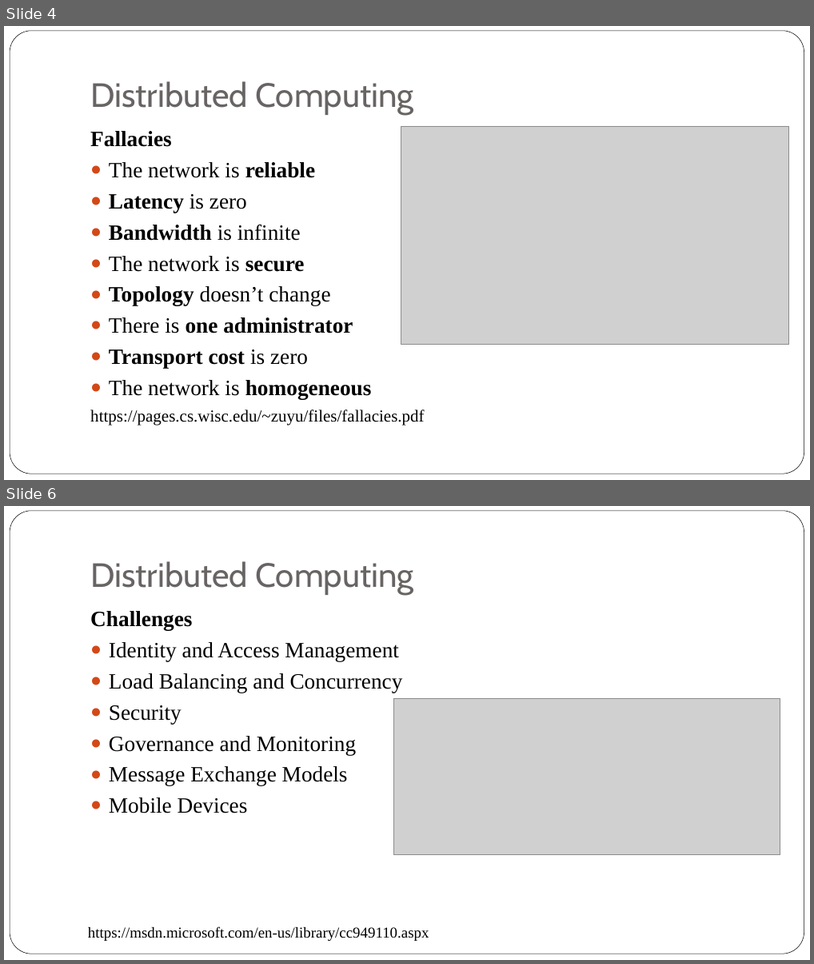
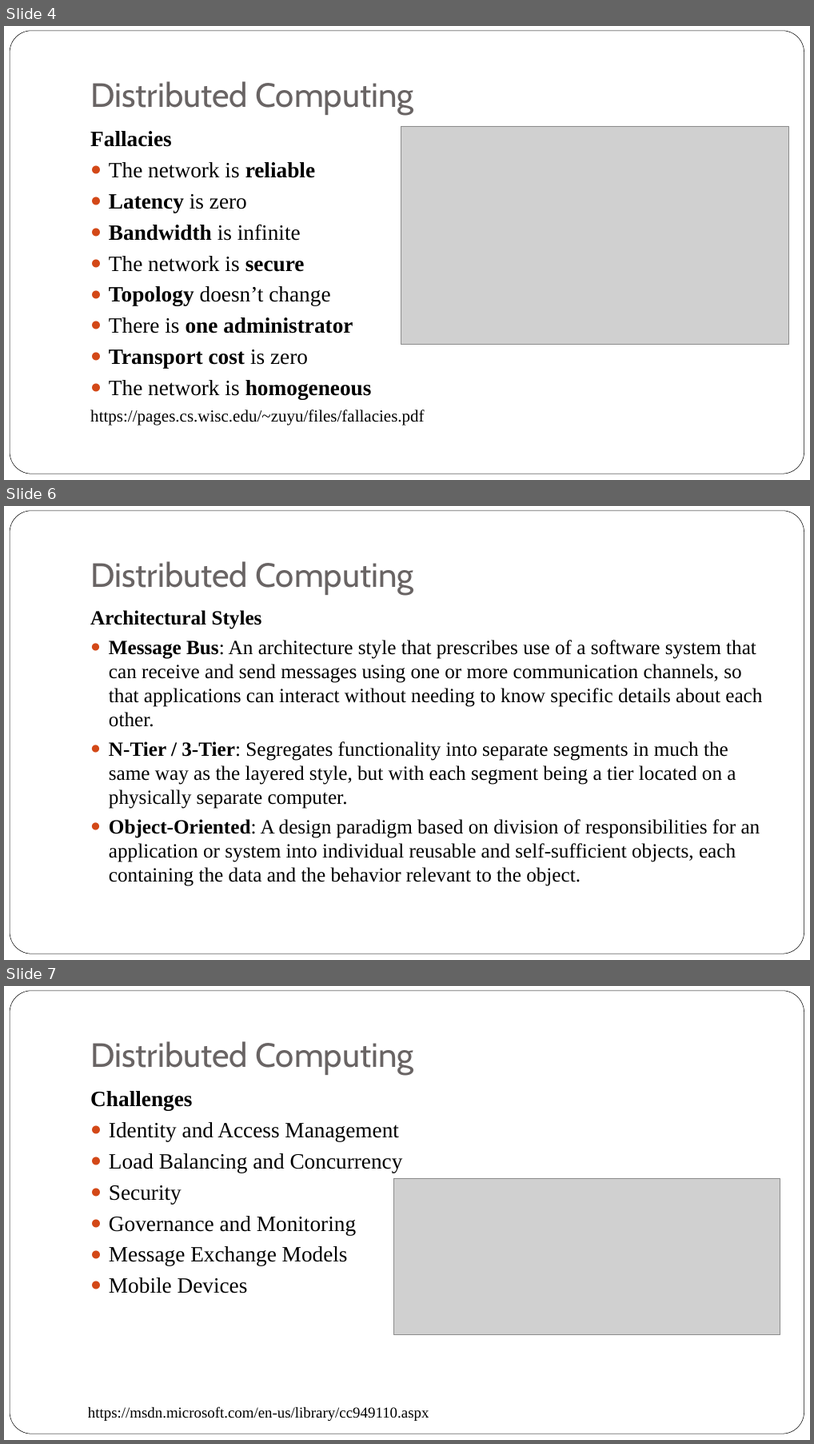
Before and after one commit to iskandersierra/DevSharp, a slide deck: Docs/Distributed Architecture.pptx. Shown one above the other, each under a label of ours: slides 4 and 6 before the commit, slides 4, 6 and 7 after it; the slides between them are not shown. The pictures are 814x964 and 814x1444 pixels, drawn with LibreOffice and Linux fonts; fonts in the diff are those of the drawing; grey boxes stand for pictures. Boxes give left, top, right and bottom in pixels: in the first picture for what was removed or moved away, otherwise in the second. Text is boxed around its words. In the diff, an @@ line names an element or a change of style, - is before the commit and + after.

```diff
--- a/Docs/Distributed Architecture.pptx
+++ b/Docs/Distributed Architecture.pptx
@@ slide 6 added at (4, 506, 810, 960), background #FFFFFF; not listed: 1 template element that a slide beside it also shows @@
@@ title added at (90, 561, 414, 595), 40 pt, text #696464 @@
+Distributed Computing
@@ text added at (90, 610, 762, 886), 24.1 pt, text #000000 @@
+Architectural Styles
+● Message Bus: An architecture style that prescribes use of a software system that can receive and send messages using one or more communication channels, so that applications can interact without needing to know specific details about each other.
+● N-Tier / 3-Tier: Segregates functionality into separate segments in much the same way as the layered style, but with each segment being a tier located on a physically separate computer.
+● Object-Oriented: A design paradigm based on division of responsibilities for an application or system into individual reusable and self-sufficient objects, each containing the data and the behavior relevant to the object.
@@ what was slide 6 is now slide 7 @@
```
Also in this commit, not shown: 6 slides changed, 6 other slides added, 3 slides removed.
